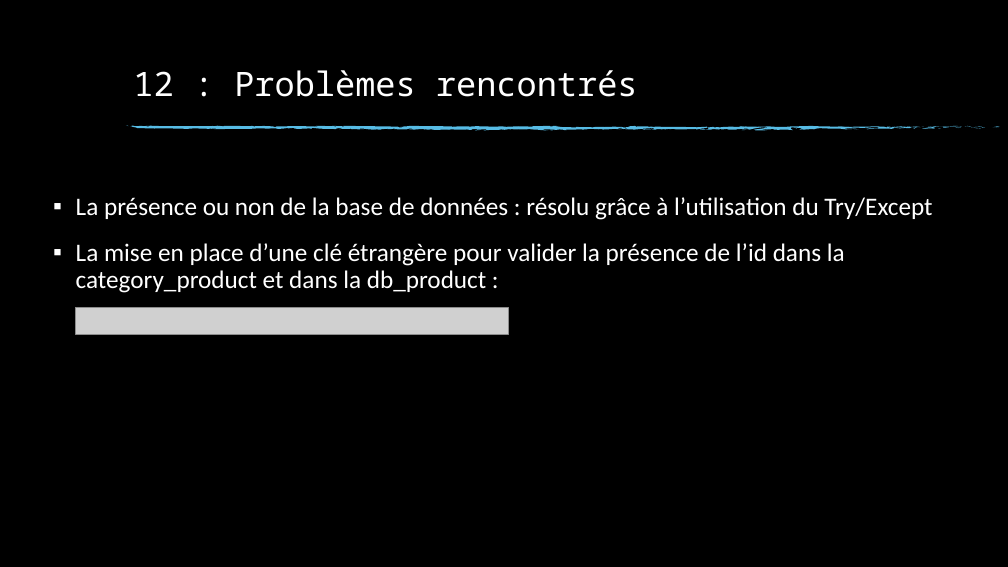
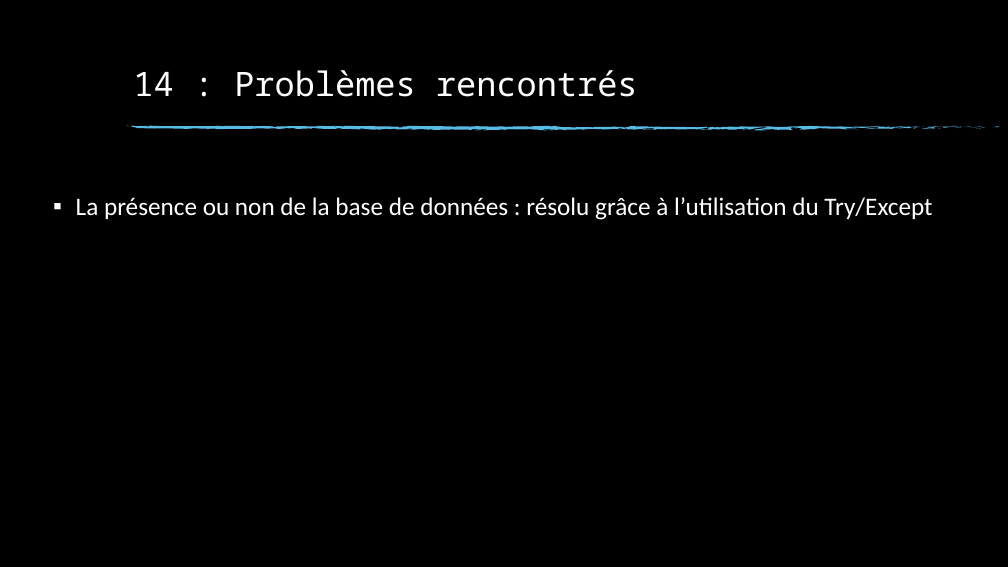
Before and after one commit to Talanoc/ratatouille, a slide deck: slide 16 of Ratatouille.pptx (slide 13 before the commit). Drawn at 1008x567 pixels with LibreOffice and Linux fonts; fonts in the diff are those of the drawing; grey boxes stand for pictures; background and template pictures are left out. Boxes give left, top, right and bottom in pixels: in the first picture for what was removed or moved away, otherwise in the second. Text is boxed around its words. In the diff, an @@ line names an element or a change of style, - is before the commit and + after.

```diff
--- a/Ratatouille.pptx
+++ b/Ratatouille.pptx
@@ title at [133, 70, 638, 97]: text changed @@
-12 : Problèmes rencontrés
+14 : Problèmes rencontrés
@@ text at [76, 243, 845, 293]: paragraph removed @@
-▪ La mise en place d’une clé étrangère pour valider la présence de l’id dans la category_product et dans la db_product :
@@ picture removed at [76, 307, 509, 333] @@
```
Also in this commit, not shown: 5 other slides changed, 3 slides added, 10 other files.
